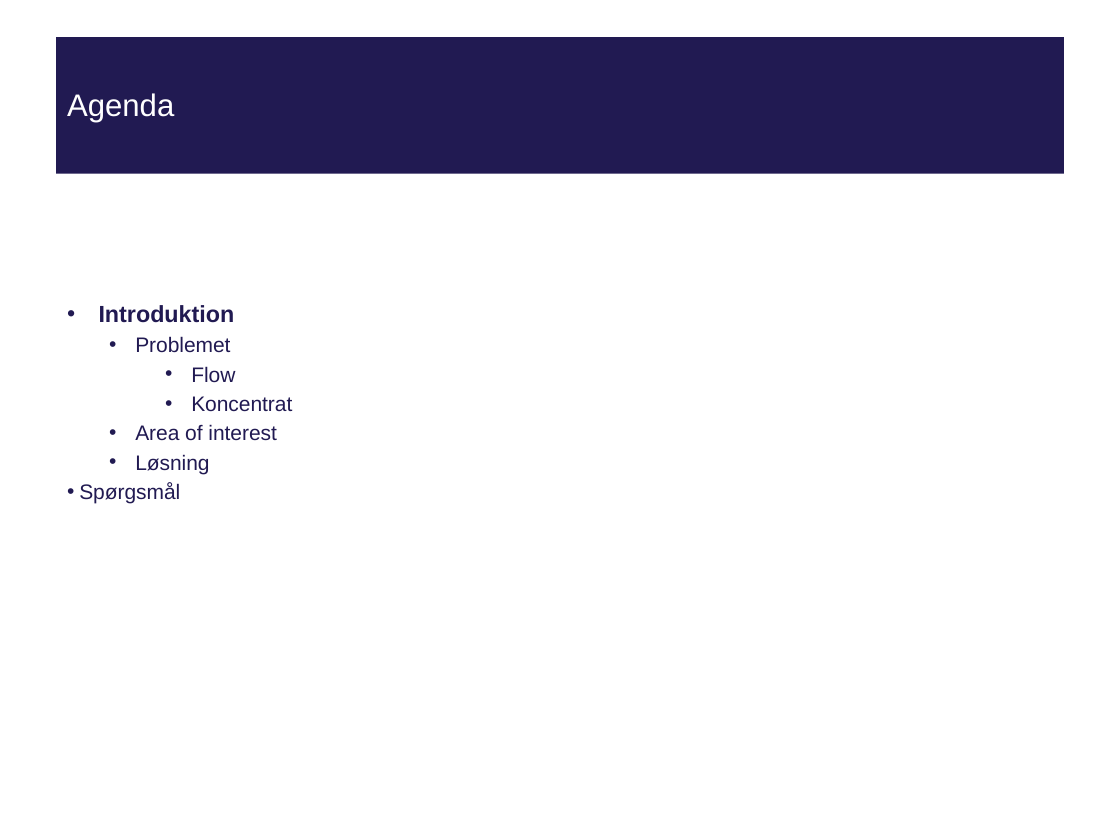
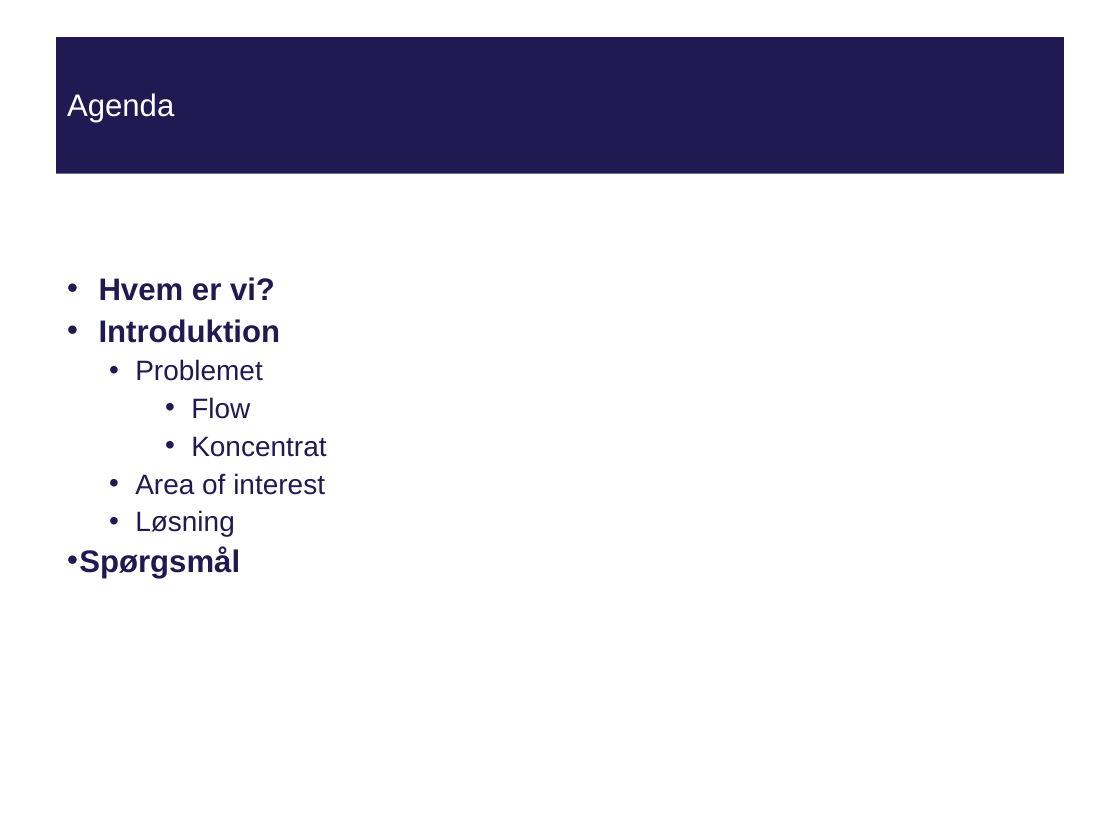
Before and after one commit to tpilga12/P10, a slide deck: slide 2 of Fredericia/presentation/presentation2.pptx. Drawn at 1120x840 pixels with LibreOffice and Linux fonts; fonts in the diff are those of the drawing; background and template pictures are left out. Boxes give left, top, right and bottom in pixels: in the first picture for what was removed or moved away, otherwise in the second. Text is boxed around its words. In the diff, an @@ line names an element or a change of style, - is before the commit and + after.

```diff
--- a/Fredericia/presentation/presentation2.pptx
+++ b/Fredericia/presentation/presentation2.pptx
@@ text at <box>99,277,275,301</box>: paragraph added @@
+• Hvem er vi?
@@ text at <box>79,319,326,579</box>: size 15 to 20 pt in "Introduktion"; size 13.5 to 18 pt in "Problemet", "Flow", "Koncentrat", "Area of interest" and 1 more places; size 13.5 to 20 pt, bold on in "Spørgsmål" @@
```
Also in this commit, not shown: 2 other slides changed, 2 other files.
